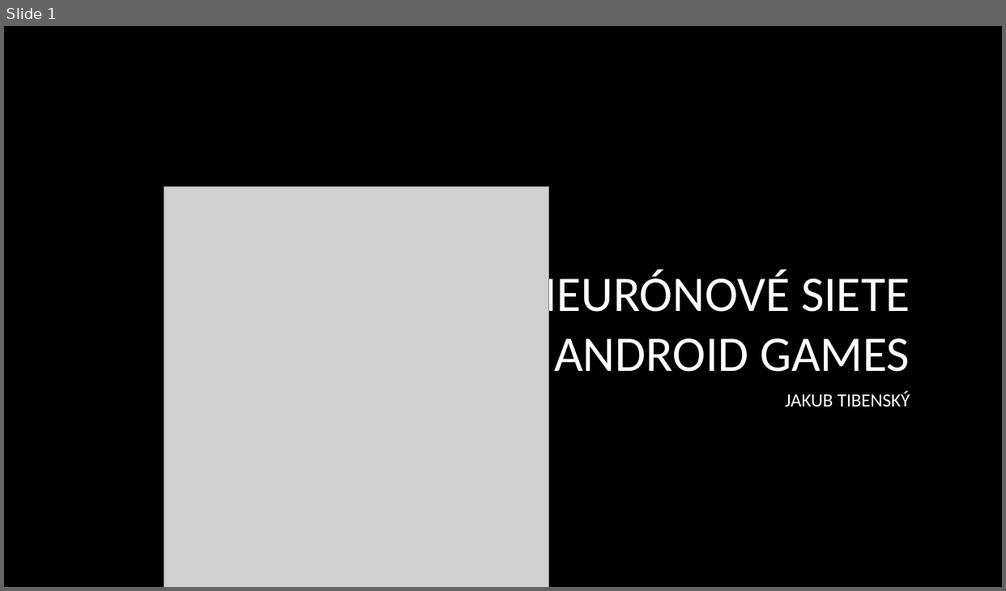
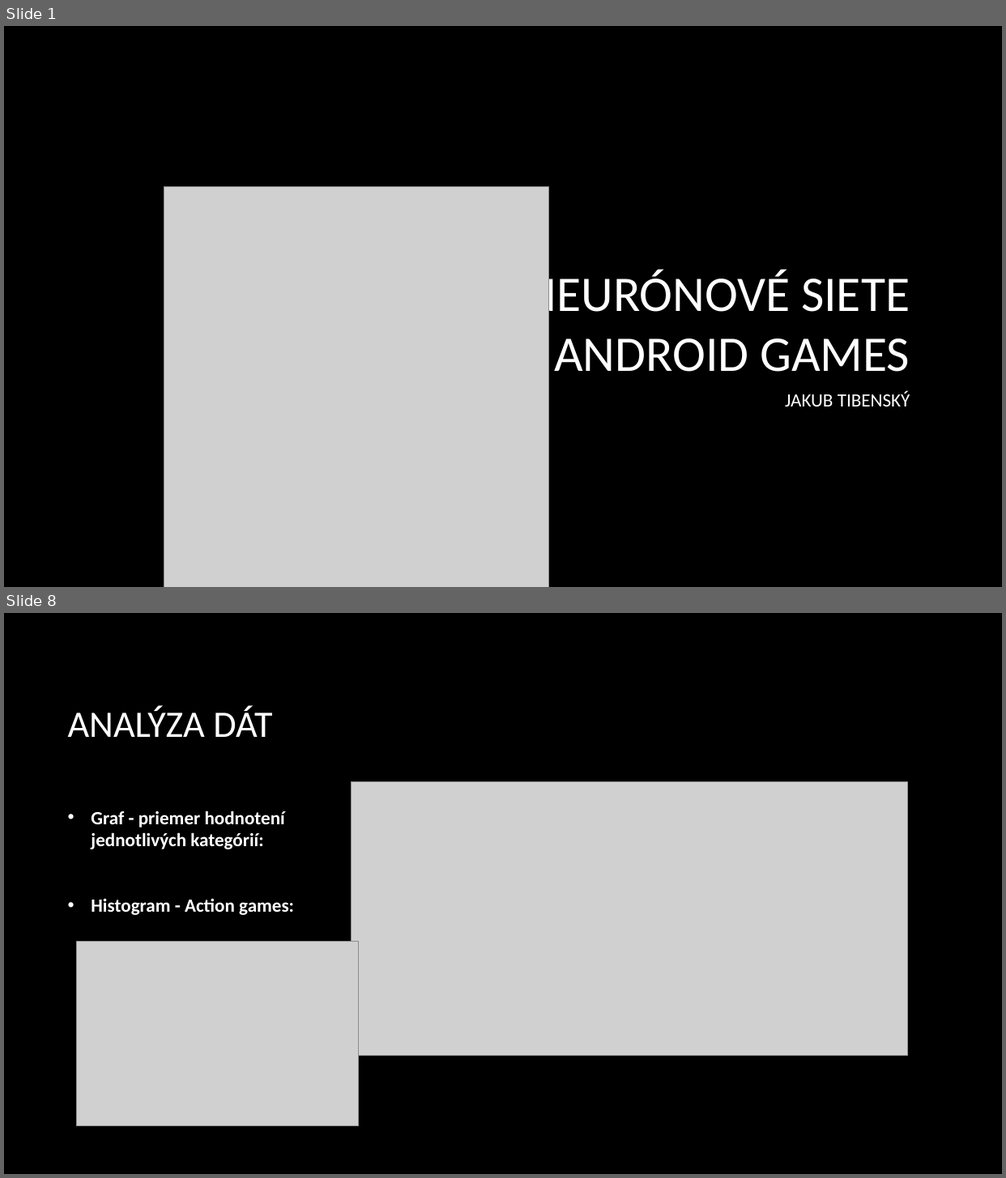
Before and after one commit to SorinMarkov01/Neur-nov-siete-NS, a slide deck: Jakub Tibenský - Android Games.pptx. Shown one above the other, each under a label of ours: slide 1 before the commit, slides 1 and 8 after it; the slides between them are not shown. The pictures are 1006x591 and 1006x1178 pixels, drawn with LibreOffice and Linux fonts; fonts in the diff are those of the drawing; grey boxes stand for pictures; background and template pictures are left out. Boxes give left, top, right and bottom in pixels: in the first picture for what was removed or moved away, otherwise in the second. Text is boxed around its words. In the diff, an @@ line names an element or a change of style, - is before the commit and + after.

```diff
--- a/Jakub Tibenský - Android Games.pptx
+++ b/Jakub Tibenský - Android Games.pptx
@@ slide 8 added at (x1=4, y1=613, x2=1002, y2=1174), background picture (left out) @@
@@ title added at (x1=68, y1=706, x2=272, y2=737), 36 pt, text #FFFFFF @@
+ANALÝZA DÁT
@@ picture added at (x1=351, y1=782, x2=908, y2=1056) @@
@@ text added at (x1=91, y1=811, x2=294, y2=915), 18 pt, text #FFFFFF, bold @@
+• Graf - priemer hodnotení jednotlivých kategórií:
+• Histogram - Action games:
@@ picture added at (x1=77, y1=941, x2=359, y2=1126) @@
```
Also in this commit, not shown: 3 slides changed, 13 other slides added, 6 slides removed.
